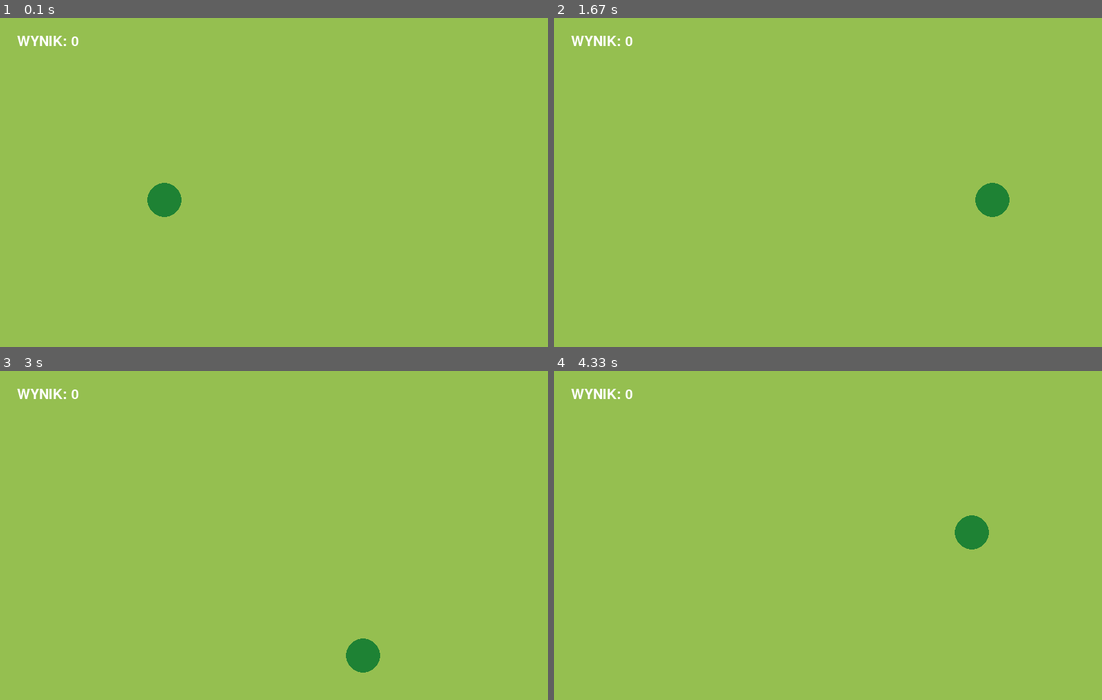
Above: before the commit, frames 1-4 (two rows, left to right).
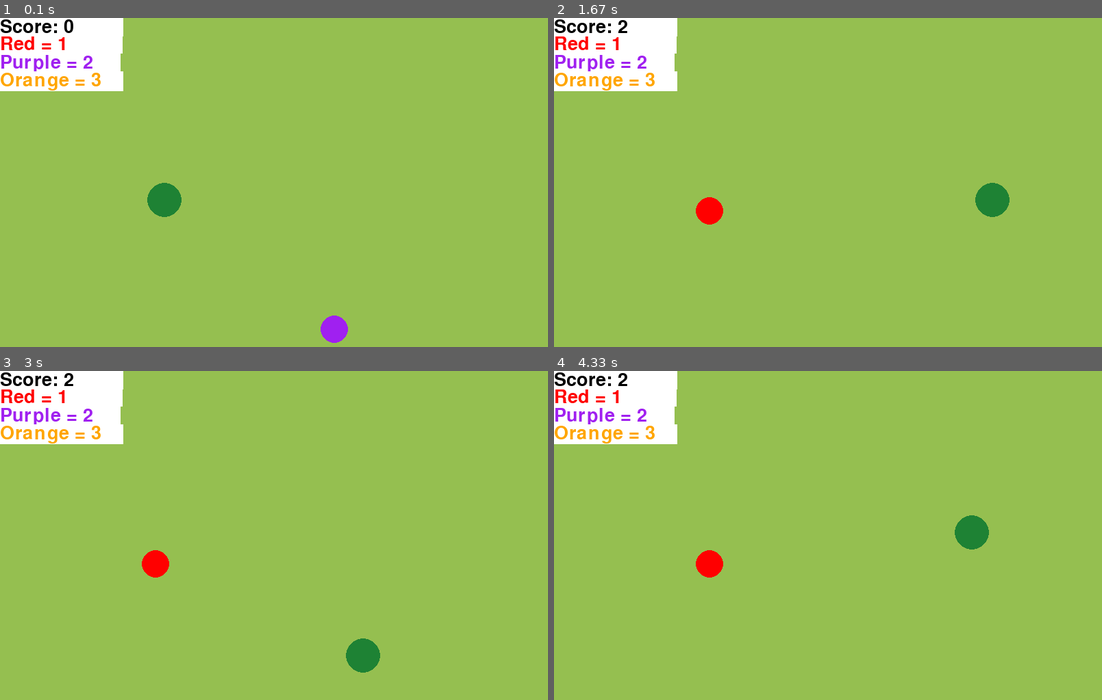
Above: after the commit, the same moments.

Repository: OskarProgrammer/SnakePygame
Game: pygame game, started from snake.py
Two runs of this game, one before a commit and one after it. Both use one fixed random seed, a clock stepped at 60 frames per second and the inputs below.
Inputs:
- Up to frame 1 (0.1 s): no input
- Up to frame 2 (1.67 s): tap S at 0.33 s; hold Right 0.67-1.13 s; hold Up 1.17-1.47 s; hold Right from 1.5 s (still down)
- Up to frame 3 (3 s): release Right at 1.97 s; hold Left 2-2.53 s; hold Down 2.57-2.87 s; hold Left from 2.9 s (still down)
- Up to frame 4 (4.33 s): release Left at 3.3 s; hold Up 3.33-3.7 s; hold Right from 3.73 s (still down)

The runs differ from the first frame. In frame 1, 5.2% of the frame differs, in the area x 0-64%, y 0-99%; in frame 2, 5.2%; in frame 3, 5.2%; in frame 4, 5.2%.

Commit message:
Adding point spawn and adding score

Diff:
--- a/snake.py
+++ b/snake.py
@@ -5,12 +5,12 @@
     def __init__(self):
         self.run()
         self.__direction = "right"
-        self.__score = 0
+        self.__score = 1
         self.__dt = 0
         self.__position_play = pygame.Vector2(self.__screen.get_height()/3,self.__screen.get_width()/3)#position of player
 
         self.__RUNNING = True
-        self.__FLAG = False
+        self.__GAINED = True
 
 
         while self.__RUNNING:
@@ -18,6 +18,7 @@
             for event in pygame.event.get():
                 if event.type == pygame.QUIT:
                     self.__RUNNING = False
+
 
             self.background()
             self.player()
@@ -28,39 +29,75 @@
 
             self.score_tab()
 
-            # if self.__FLAG == False:
-            #     self.point()
-            #     self.__FLAG = True
+            if self.__GAINED:
+                self.__position_point = pygame.Vector2(random.randint(50,self.__screen.get_height()-20),random.randint(50,self.__screen.get_height()-20))
+
+                if random.randint(0,2)==0:
+                    self.__color = "red"
+                    self.__add = 1
+                elif random.randint(0,2)==1:
+                    self.__color = "purple"
+                    self.__add = 2
+                else:
+                    self.__color = "orange"
+                    self.__add = 3
+
+                self.__GAINED = False
+
+            self.check_point()
+
+            self.point()
 
             pygame.display.flip()
             self.fps()
 
         self.exit()
 
+
+    def check_point(self):
+        for x in range(0,10):
+            if self.__position_point.x+x == self.__position_play.x:
+                self.__score += self.__add
+                self.__GAINED = True
+                return
+
+        for x in range(0,10):
+            if self.__position_point.y+x == self.__position_play.y:
+                self.__score += self.__add
+                self.__GAINED = True
+                return
+
+
     def score_tab(self):
 
-        self.__font = pygame.font.SysFont('comicsans', 30)
-        self.__label = self.__font.render(f'WYNIK: {self.__score}', 1, (255, 255, 255))
-        self.__screen.blit(self.__label, (25,25))
+        self.__font = pygame.font.SysFont('comicsans', 40)
+        self.__label = self.__font.render(f'Score: {self.__score-1}         ', 1, "black", "white")
+        self.__screen.blit(self.__label, (0,0))
+
+        self.__font = pygame.font.SysFont('comicsans',40)
+        self.__label = self.__font.render(f'Red = 1          ', 1, "red", "white")
+        self.__screen.blit(self.__label, (0,25))
+
+        self.__font = pygame.font.SysFont('comicsans',40)
+        self.__label = self.__font.render(f'Purple = 2     ', 1, "purple", "white")
+        self.__screen.blit(self.__label, (0,52))
+
+        self.__font = pygame.font.SysFont('comicsans',40)
+        self.__label = self.__font.render(f'Orange = 3    ', 1, "orange", "white")
+        self.__screen.blit(self.__label, (0,78))
 
 
     def background(self):
         self.__screen.fill("#95BF50")
         pass
 
+
     def player(self):
         self.__player = pygame.draw.circle(self.__screen, "#1E8234", self.__position_play, 25)
 
 
     def point(self):
-        self.__point = pygame.Vector2(100,100)
-
-        if random.randint(0,5) == 0:
-            pygame.draw.circle(self.__screen , "blue" , self.__point , 20)
-        else:
-            pygame.draw.circle(self.__screen , "red" , self.__point , 20)
-
-        pygame.display.update()
+        self.__point = pygame.draw.circle(self.__screen , self.__color , self.__position_point , 20)
 
 
     def movement(self,direction):
@@ -96,7 +133,7 @@
         pygame.init()
         self.__screen = pygame.display.set_mode((800, 600))
         self.__clock = pygame.time.Clock()
-        # pygame.display.toggle_fullscreen() # turning on the fullscreen
+        pygame.display.toggle_fullscreen() # turning on the fullscreen
         pygame.display.set_caption("Better Snake")
         pygame.display.set_icon(pygame.image.load("snake.jpg"))
 
